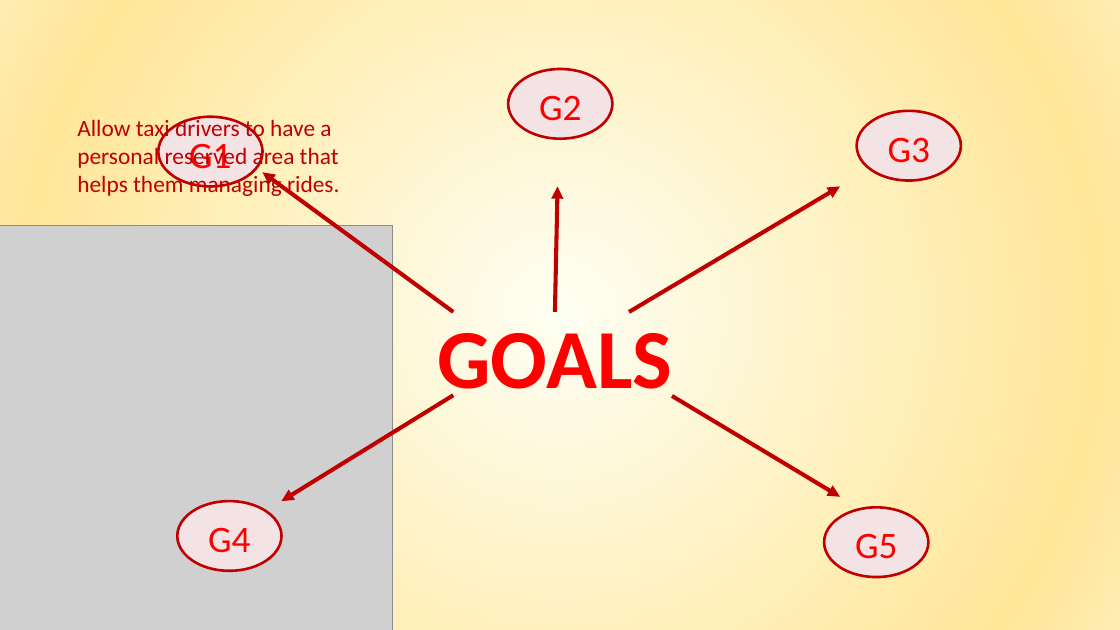
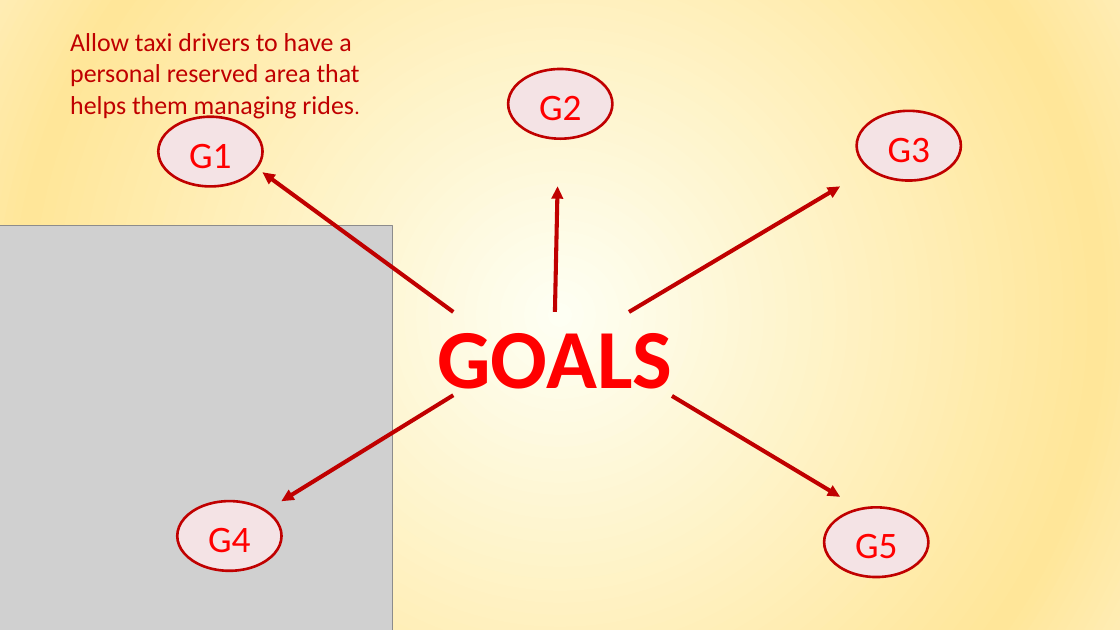
Before and after one commit to giuseppemanzi/manzinicolini, a slide deck: slide 6 of All/final presentation/Final presentation.pptx. Drawn at 1120x630 pixels with LibreOffice and Linux fonts; fonts in the diff are those of the drawing; grey boxes stand for pictures. Boxes give left, top, right and bottom in pixels: in the first picture for what was removed or moved away, otherwise in the second. Text is boxed around its words. In the diff, an @@ line names an element or a change of style, - is before the commit and + after.

```diff
--- a/All/final presentation/Final presentation.pptx
+++ b/All/final presentation/Final presentation.pptx
@@ text "Allow taxi drivers to have ...": place and size @@
-text "Allow taxi drivers to have ..." at (77,116,339,198)
+text "Allow taxi drivers to have ..." at (70,33,360,120)
@@ text "Allow taxi drivers to have ..." at (70,33,360,120): size 20 to 22.2 pt; size 20 to 18.5 pt in "rides." @@
```
Also in this commit, not shown: 13 other slides changed, 6 slides added, 1 other file.
